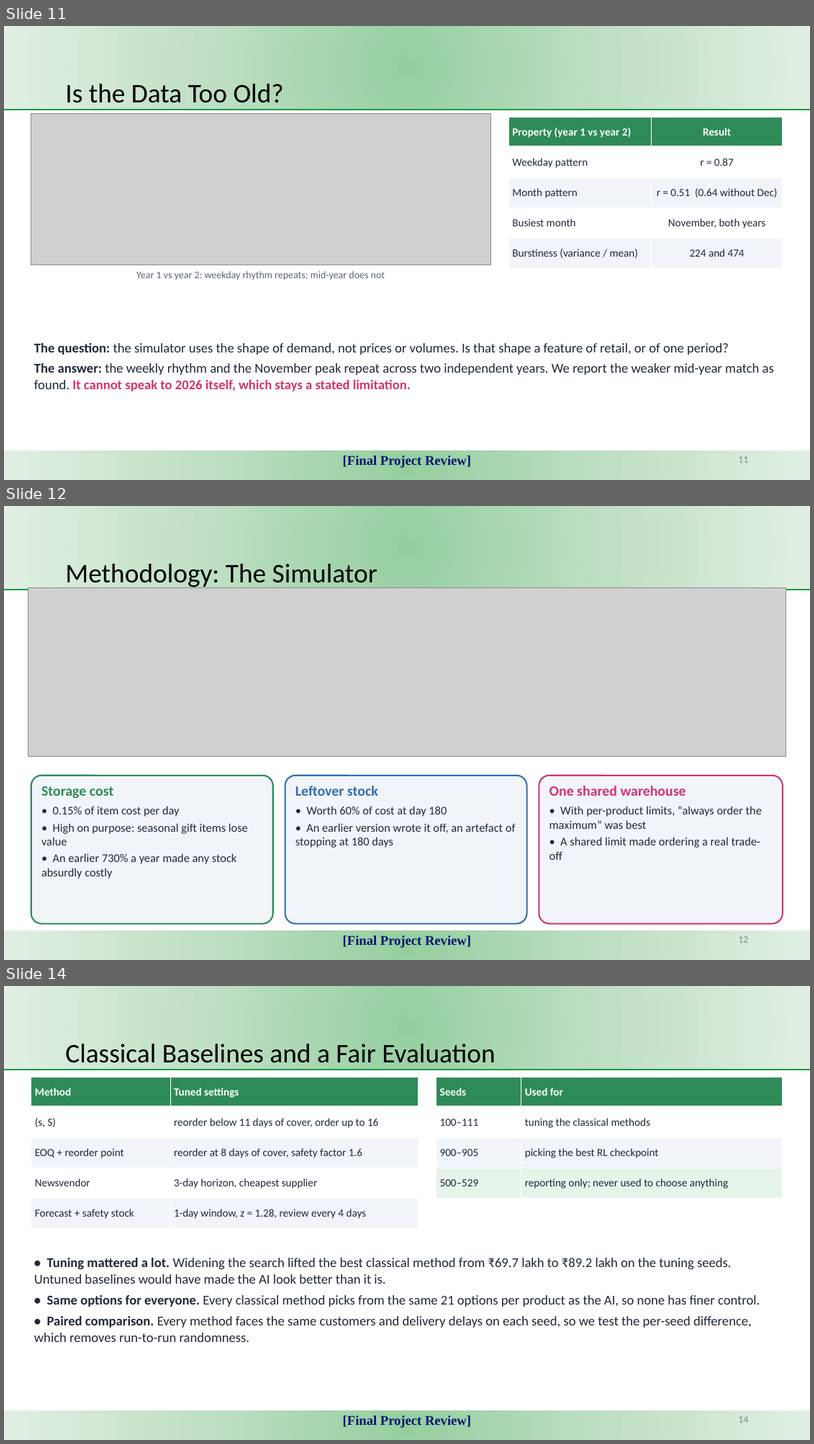
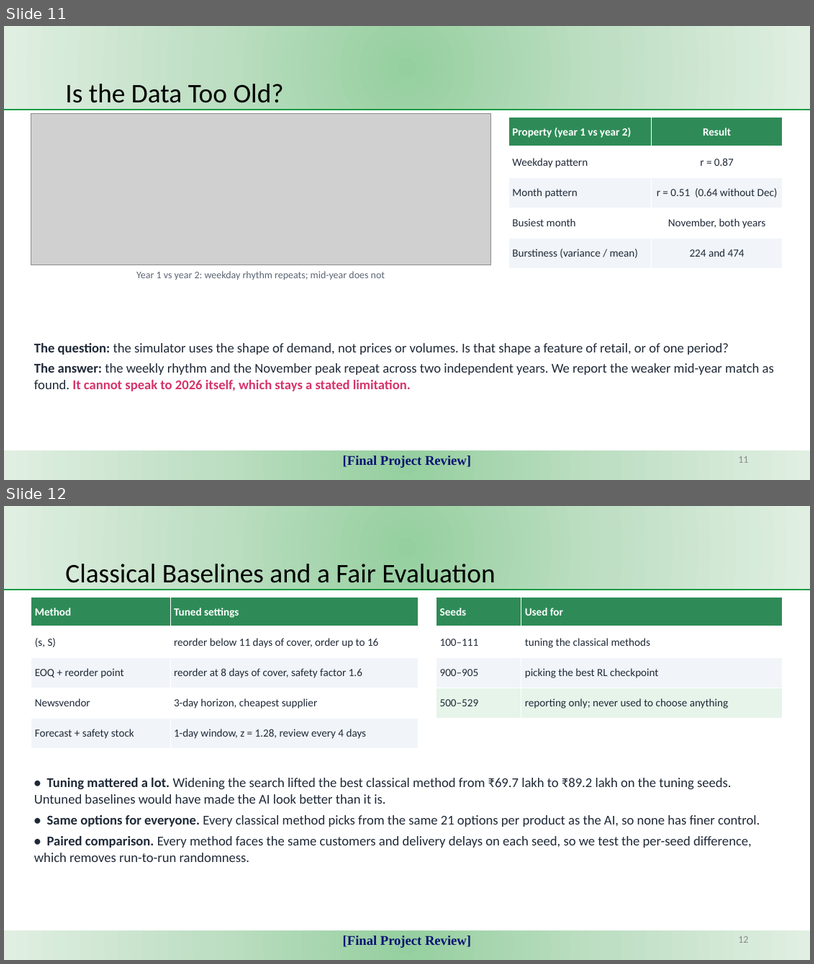
Before and after one commit to KJSK-Koushik/Supply-AI-RL-Explainable-supply-chain-Optimisation, a slide deck: reports/SupplyAI-RL_Final_Project_Review.pptx. Shown one above the other, each under a label of ours: slides 11, 12 and 14 before the commit, slides 11 and 12 after it; the slides between them are not shown. The pictures are 814x1444 and 814x964 pixels, drawn with LibreOffice and Linux fonts; fonts in the diff are those of the drawing; grey boxes stand for pictures. Boxes give left, top, right and bottom in pixels: in the first picture for what was removed or moved away, otherwise in the second. Text is boxed around its words. In the diff, an @@ line names an element or a change of style, - is before the commit and + after.

```diff
--- a/reports/SupplyAI-RL_Final_Project_Review.pptx
+++ b/reports/SupplyAI-RL_Final_Project_Review.pptx
@@ slide 12 removed at bbox=[4, 506, 810, 960], background #FFFFFF @@
@@ rectangle removed at bbox=[4, 506, 810, 590] @@
@@ title removed at bbox=[65, 564, 378, 590] @@
-Methodology: The Simulator
@@ line removed from (4, 590) to (810, 590) @@
@@ picture removed at bbox=[28, 587, 786, 756] @@
@@ rounded rectangle removed at bbox=[31, 775, 273, 924] @@
@@ text removed at bbox=[41, 786, 248, 878] @@
-Storage cost
-• 0.15% of item cost per day
-• High on purpose: seasonal gift items lose value
-• An earlier 730% a year made any stock absurdly costly
@@ rounded rectangle removed at bbox=[286, 775, 527, 924] @@
@@ text removed at bbox=[296, 785, 516, 847] @@
-Leftover stock
-• Worth 60% of cost at day 180
-• An earlier version wrote it off, an artefact of stopping at 180 days
@@ rounded rectangle removed at bbox=[540, 775, 783, 924] @@
@@ text removed at bbox=[550, 785, 762, 860] @@
-One shared warehouse
-• With per-product limits, “always order the maximum” was best
-• A shared limit made ordering a real trade-off
@@ rectangle removed at bbox=[4, 931, 810, 960] @@
-[Final Project Review]
@@ page number removed at bbox=[738, 936, 748, 942] @@
-12
@@ what was slide 14 is now slide 12 @@
@@ page number at bbox=[738, 936, 748, 942]: text changed @@
-14
+12
```
Also in this commit, not shown: 7 slides changed, 3 other slides removed, 3 other files.
